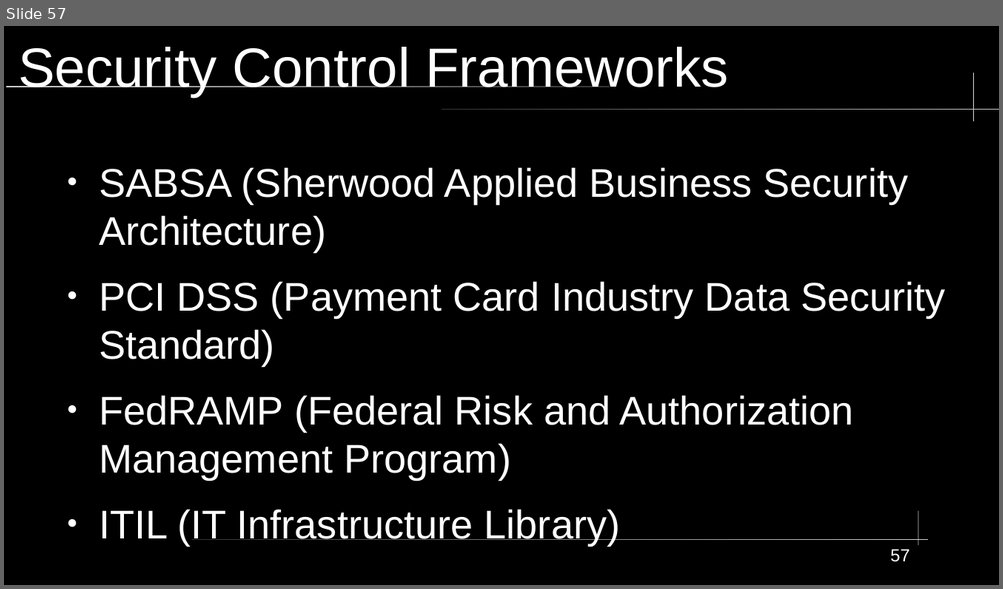
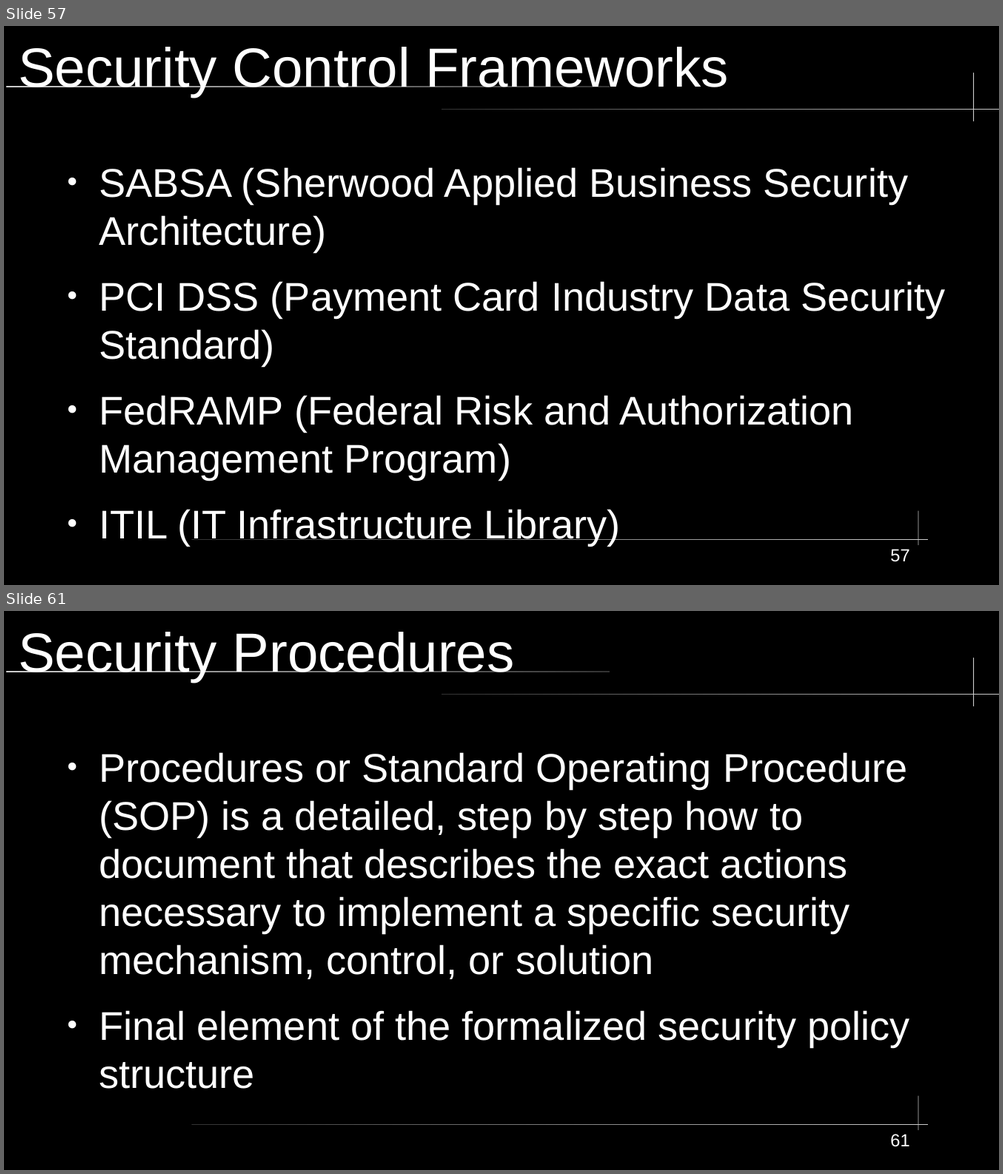
Before and after one commit to City-Colleges-of-Chicago-Cybersecurity/COMPSFI-214, a slide deck: 2026/Spring/powerpoints/Chapter-01-Security-Governance-Through-Principles-and-Policies.odp. Shown one above the other, each under a label of ours: slide 57 before the commit, slides 57 and 61 after it; the slides between them are not shown. The pictures are 1003x589 and 1003x1174 pixels, drawn with LibreOffice and Linux fonts; fonts in the diff are those of the drawing. Boxes give left, top, right and bottom in pixels: in the first picture for what was removed or moved away, otherwise in the second. Text is boxed around its words. In the diff, an @@ line names an element or a change of style, - is before the commit and + after.

```diff
--- a/2026/Spring/powerpoints/Chapter-01-Security-Governance-Through-Principles-and-Policies.odp
+++ b/2026/Spring/powerpoints/Chapter-01-Security-Governance-Through-Principles-and-Policies.odp
@@ slide 61 added at <box>4,611,999,1170</box>, background #000000; not listed: 5 template elements that a slide beside it also shows @@
@@ title added at <box>18,632,515,682</box>, 44 pt, text #FFFFFF @@
+Security Procedures
@@ text added at <box>99,752,910,1089</box>, 32 pt, text #FFFFFF @@
+● Procedures or Standard Operating Procedure (SOP) is a detailed, step by step how to document that describes the exact actions necessary to implement a specific security mechanism, control, or solution
+● Final element of the formalized security policy structure
@@ page number added at <box>890,1134,909,1147</box>, 14 pt, text #FFFFFF @@
+61
```
Also in this commit, not shown: 2 slides changed, 11 other slides added.
